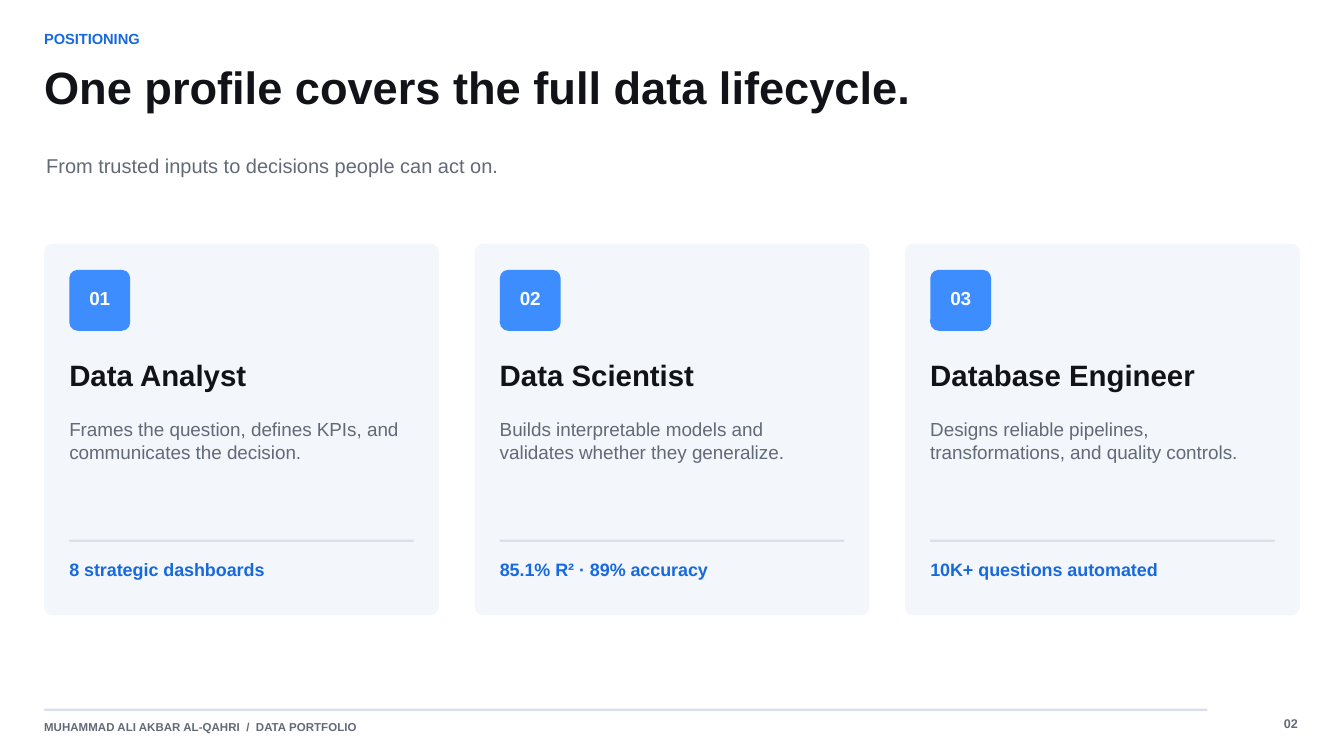
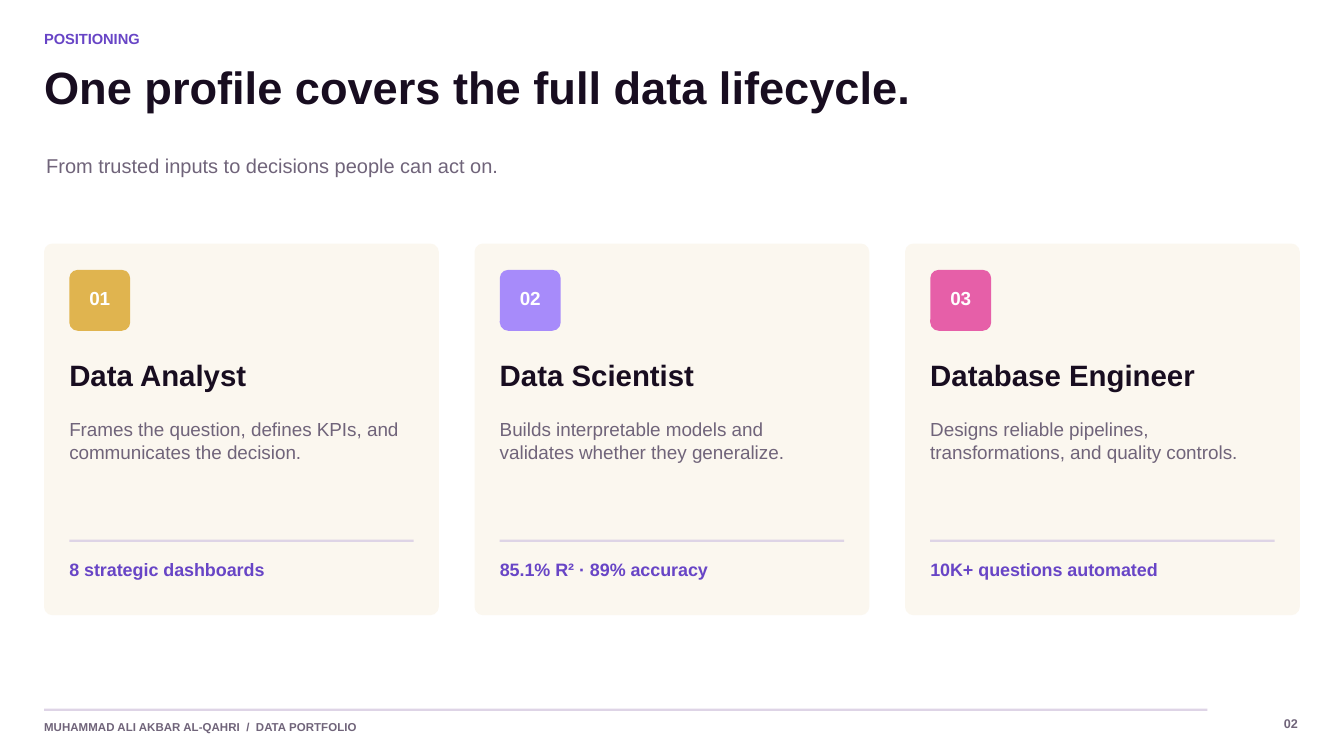
Before and after one commit to akbaralqahri/portofolio, a slide deck: slide 2 of outputs/Muhammad_Ali_Akbar_Al-Qahri_Portfolio.pptx. Drawn at 1344x756 pixels with LibreOffice and Linux fonts; fonts in the diff are those of the drawing. Boxes give left, top, right and bottom in pixels: in the first picture for what was removed or moved away, otherwise in the second. Text is boxed around its words. In the diff, an @@ line names an element or a change of style, - is before the commit and + after.

```diff
--- a/outputs/Muhammad_Ali_Akbar_Al-Qahri_Portfolio.pptx
+++ b/outputs/Muhammad_Ali_Akbar_Al-Qahri_Portfolio.pptx
@@ fill #F3F6FA to #FBF7EF in 3 elements at bbox=[44, 244, 440, 616], bbox=[475, 244, 870, 616], bbox=[905, 244, 1301, 616] @@
@@ rounded rectangle at bbox=[70, 270, 130, 331]: fill #3D8DFF to #E0B44F @@
@@ rounded rectangle at bbox=[500, 270, 561, 331]: fill #3D8DFF to #A78BFA @@
@@ rounded rectangle at bbox=[931, 270, 991, 331]: fill #3D8DFF to #E65FA8 @@
@@ text colour #1769E0 to #6845C6 in 4 elements at bbox=[44, 34, 140, 44], bbox=[69, 563, 264, 580], bbox=[500, 563, 708, 580], bbox=[930, 563, 1157, 580] @@
```
Also in this commit, not shown: 10 other slides changed, 6 other files.
